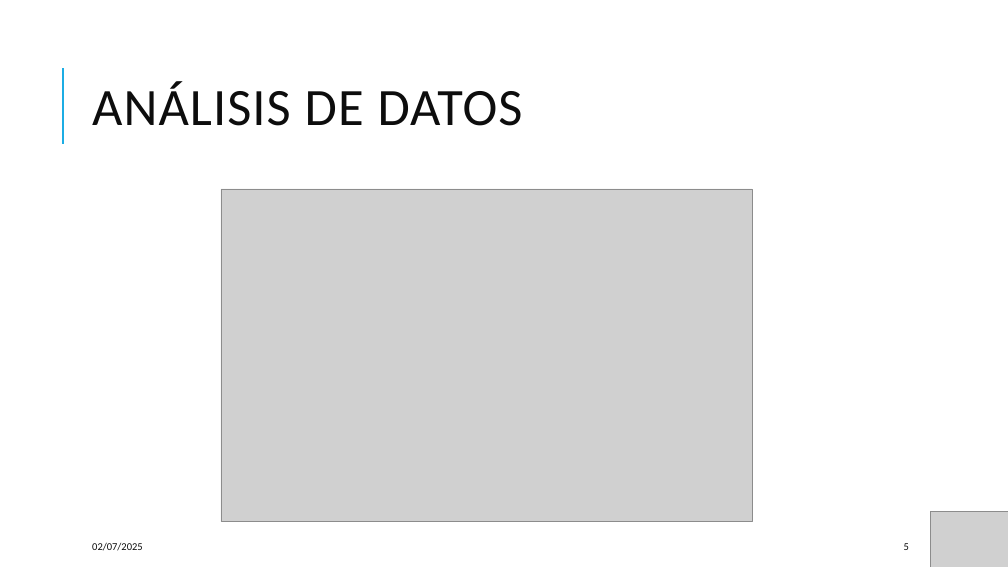
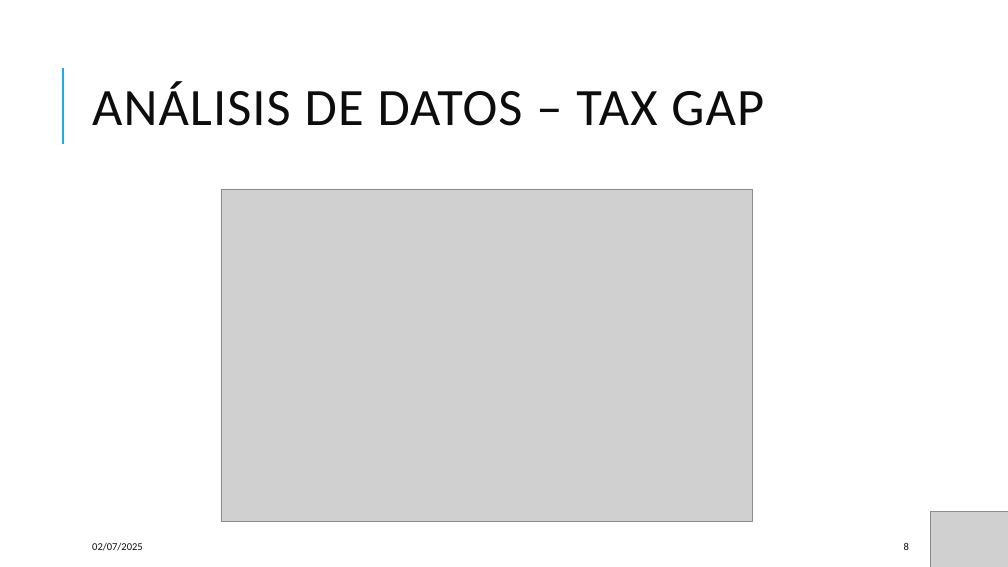
Before and after one commit to mlaloma/TFG_ADE_2, a slide deck: slide 8 of El modelo de ising para analizar la evasion.pptx (slide 5 before the commit). Drawn at 1008x567 pixels with LibreOffice and Linux fonts; fonts in the diff are those of the drawing; grey boxes stand for pictures. Boxes give left, top, right and bottom in pixels: in the first picture for what was removed or moved away, otherwise in the second. Text is boxed around its words. In the diff, an @@ line names an element or a change of style, - is before the commit and + after.

```diff
--- a/El modelo de ising para analizar la evasion.pptx
+++ b/El modelo de ising para analizar la evasion.pptx
@@ title at [92, 82, 764, 126]: text changed @@
-ANÁLISIS DE DATOS
+ANÁLISIS DE DATOS – TAX GAP
@@ page number at [904, 543, 909, 550]: text changed @@
-5
+8
```
Also in this commit, not shown: 6 other slides changed, 4 slides added.
